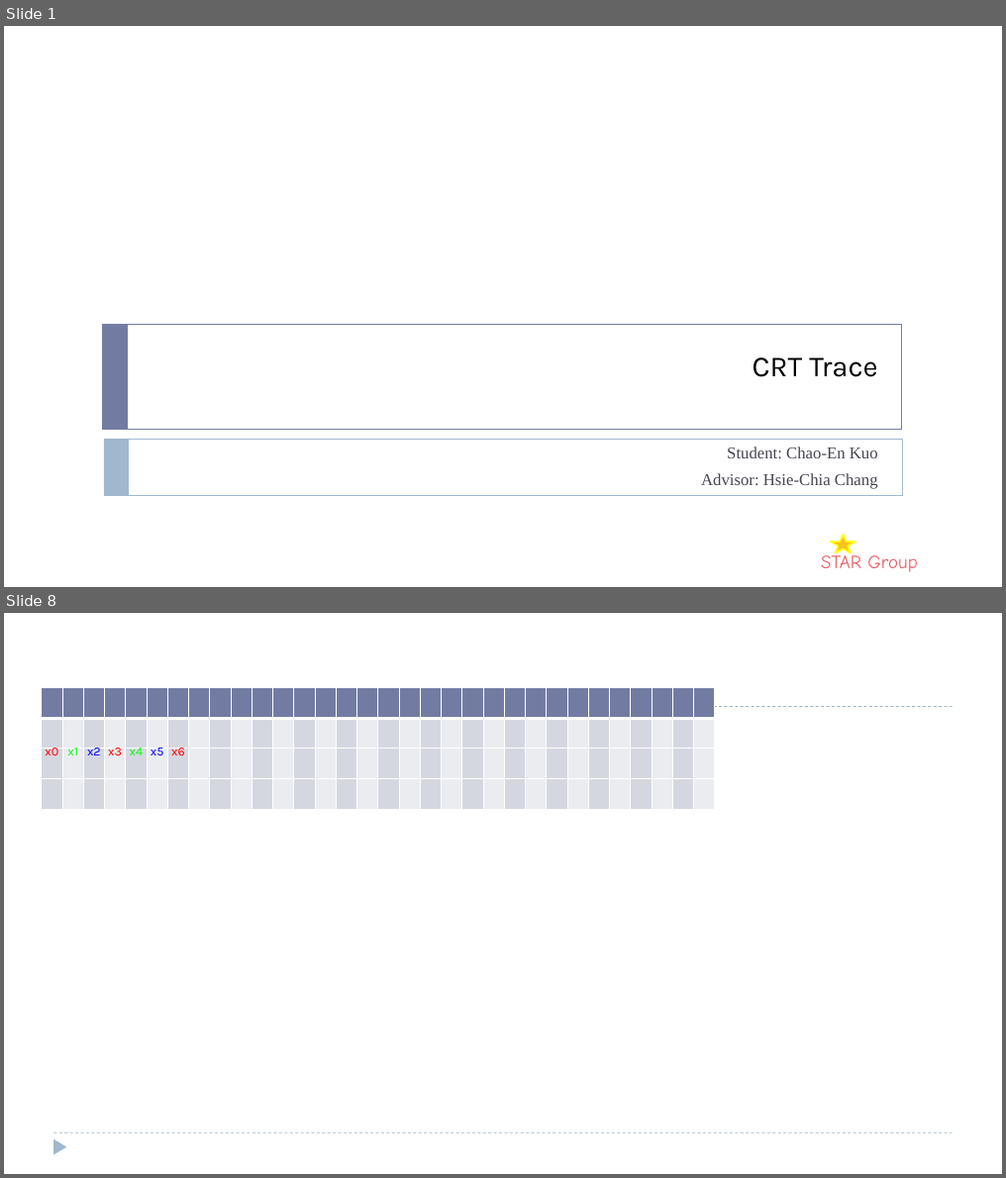
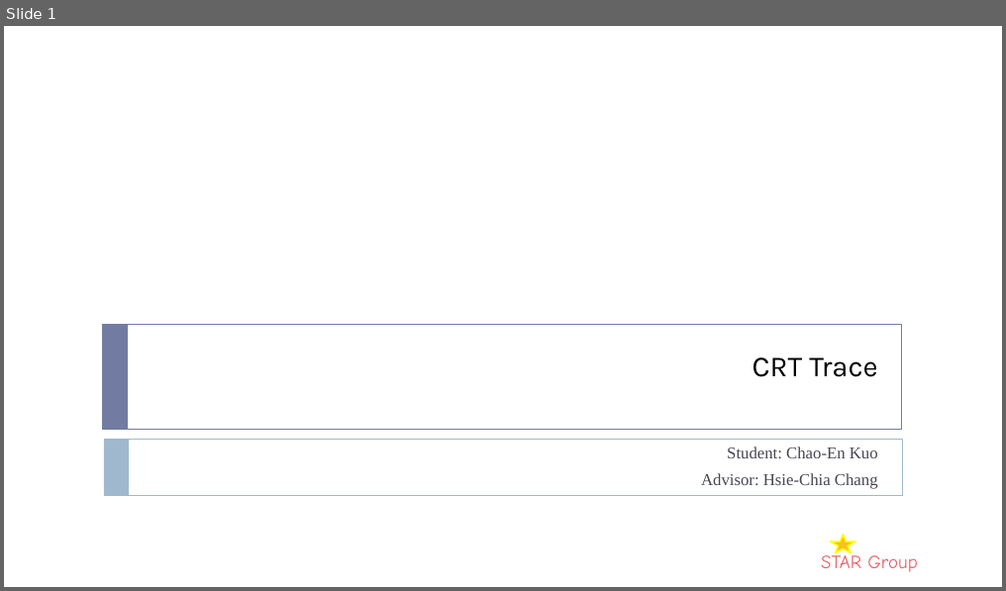
Before and after one commit to ShinjuGoenji/ppt-trace-generator, a slide deck: generated_trace.pptx. Shown one above the other, each under a label of ours: slides 1 and 8 before the commit, slide 1 after it; the slides between them are not shown. The pictures are 1006x1178 and 1006x591 pixels, drawn with LibreOffice and Linux fonts; fonts in the diff are those of the drawing; background and template pictures are left out. Boxes give left, top, right and bottom in pixels: in the first picture for what was removed or moved away, otherwise in the second. Text is boxed around its words. In the diff, an @@ line names an element or a change of style, - is before the commit and + after.

```diff
--- a/generated_trace.pptx
+++ b/generated_trace.pptx
@@ slide 8 removed at <box>4,613,1002,1174</box>, background #FFFFFF @@
@@ table removed at <box>42,688,712,762</box>, 4 rows, 32 columns @@
- |  |  |  |  |  |  |  |  |  |  |  |  |  |  |  |  |  |  |  |  |  |  |  |  |  |  |  |  |  |  | 
- |  |  |  |  |  |  |  |  |  |  |  |  |  |  |  |  |  |  |  |  |  |  |  |  |  |  |  |  |  |  | 
- |  |  |  |  |  |  |  |  |  |  |  |  |  |  |  |  |  |  |  |  |  |  |  |  |  |  |  |  |  |  | 
- |  |  |  |  |  |  |  |  |  |  |  |  |  |  |  |  |  |  |  |  |  |  |  |  |  |  |  |  |  |  | 
@@ line removed from (54, 707) to (952, 707) @@
@@ text removed at <box>45,748,58,756</box> @@
-x0
@@ text removed at <box>67,748,78,756</box> @@
-x1
@@ text removed at <box>87,748,101,756</box> @@
-x2
@@ text removed at <box>108,748,122,756</box> @@
-x3
@@ text removed at <box>130,748,143,756</box> @@
-x4
@@ text removed at <box>151,748,164,756</box> @@
-x5
@@ text removed at <box>171,748,185,756</box> @@
-x6
@@ triangle removed at <box>54,1140,67,1156</box> @@
@@ line removed from (54, 1134) to (952, 1134) @@
```
Also in this commit, not shown: 46 slides added, 9 other slides removed, 5 other files.
